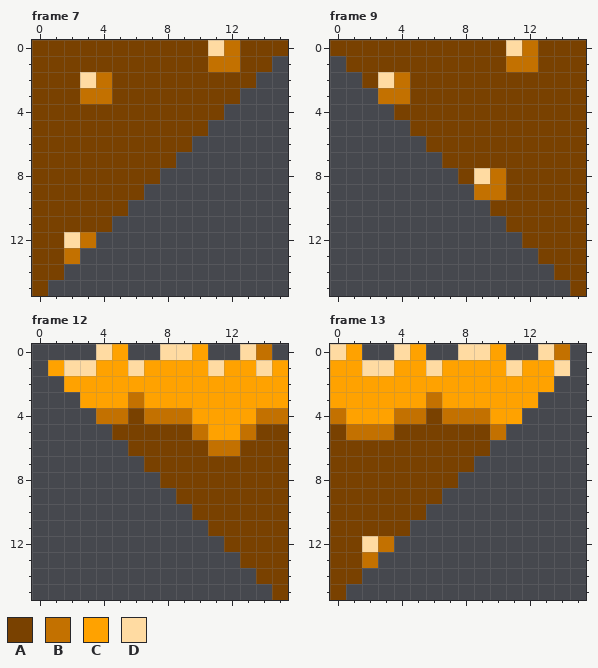
File history of a pixel-art file, Tilesets/Nest/Nest.aseprite. The picture above is the old version.
16x16 pixels, 15 frames. Shown: frame 7, frame 9, frame 12, frame 13. The commit also changed other frames, which this record leaves out.
Palette (. is transparent): A #794100  B #c37100  C #ffa200  D #ffdba2
The same view after the edit:
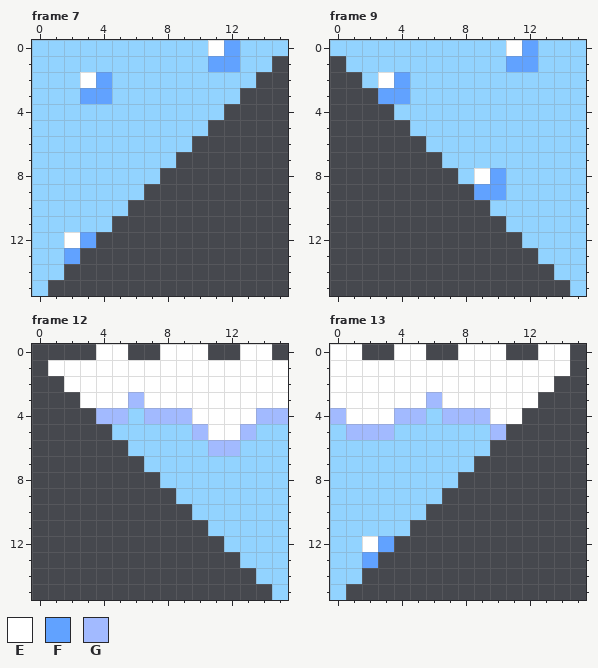
Colours new in this view: E #ffffff  F #61a2ff  G #a2baff
Edits made:
@@ palette @@
-A #794100
+A #92d3ff
--- frame 7
@@ x 0..15 @@
- 0 AAAAAAAAAAADBAAA
- 1 AAAAAAAAAAABBAA.
- 2 AAADBAAAAAAAAA..
- 3 AAABBAAAAAAAA...
+ 0 AAAAAAAAAAAEFAAA
+ 1 AAAAAAAAAAAFFAA.
+ 2 AAAEFAAAAAAAAA..
+ 3 AAAFFAAAAAAAA...
  4 AAAAAAAAAAAA....
@@ x 0..5 @@
 11 AAAAA.
-12 AADB..
-13 AAB...
+12 AAEF..
+13 AAF...
 14 AA....
--- frame 9
@@ x 0..15 @@
- 0 AAAAAAAAAAADBAAA
- 1 .AAAAAAAAAABBAAA
- 2 ..ADBAAAAAAAAAAA
- 3 ...BBAAAAAAAAAAA
+ 0 AAAAAAAAAAAEFAAA
+ 1 .AAAAAAAAAAFFAAA
+ 2 ..AEFAAAAAAAAAAA
+ 3 ...FFAAAAAAAAAAA
  4 ....AAAAAAAAAAAA
@@ x 7..12 @@
  7 AAAAAA
- 8 .ADBAA
- 9 ..BBAA
+ 8 .AEFAA
+ 9 ..FFAA
 10 ...AAA
--- frame 12
@@ x 0..15 @@
- 0 ....DC..DDC..DB.
- 1 .CDDCCDCCCCDCCDC
- 2 ..CCCCCCCCCCCCCC
- 3 ...CCCBCCCCCCCCC
- 4 ....BBABBBCCCCBB
- 5 .....AAAAABCCBAA
- 6 ......AAAAABBAAA
+ 0 ....EE..EEE..EE.
+ 1 .EEEEEEEEEEEEEEE
+ 2 ..EEEEEEEEEEEEEE
+ 3 ...EEEGEEEEEEEEE
+ 4 ....GGAGGGEEEEGG
+ 5 .....AAAAAGEEGAA
+ 6 ......AAAAAGGAAA
  7 .......AAAAAAAAA
--- frame 13
@@ x 0..15 @@
- 0 DC..DC..DDC..DB.
- 1 CCDDCCDCCCCDCCD.
- 2 CCCCCCCCCCCCCC..
- 3 CCCCCCBCCCCCC...
- 4 BCCCBBABBBCC....
- 5 ABBBAAAAAAB.....
+ 0 EE..EE..EEE..EE.
+ 1 EEEEEEEEEEEEEEE.
+ 2 EEEEEEEEEEEEEE..
+ 3 EEEEEEGEEEEEE...
+ 4 GEEEGGAGGGEE....
+ 5 AGGGAAAAAAG.....
  6 AAAAAAAAAA......
@@ x 0..5 @@
 11 AAAAA.
-12 AADB..
-13 AAB...
+12 AAEF..
+13 AAF...
 14 AA....
